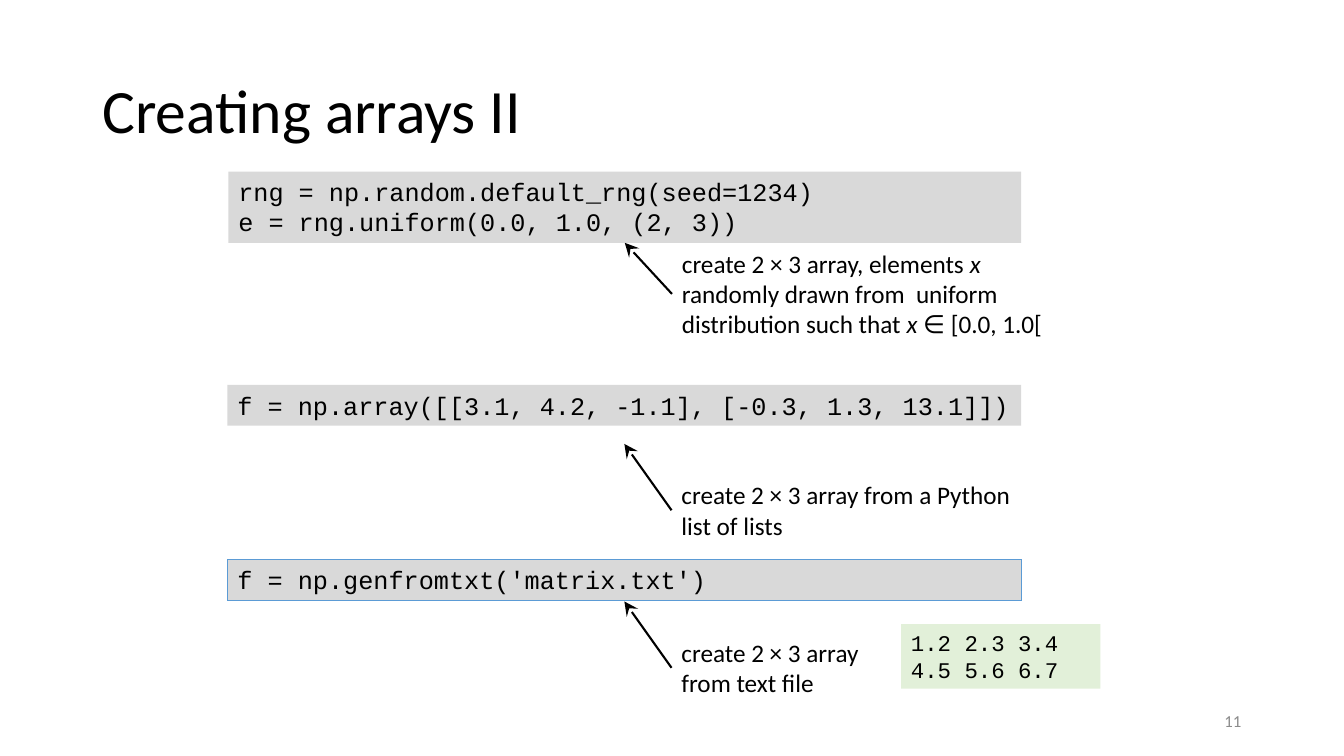
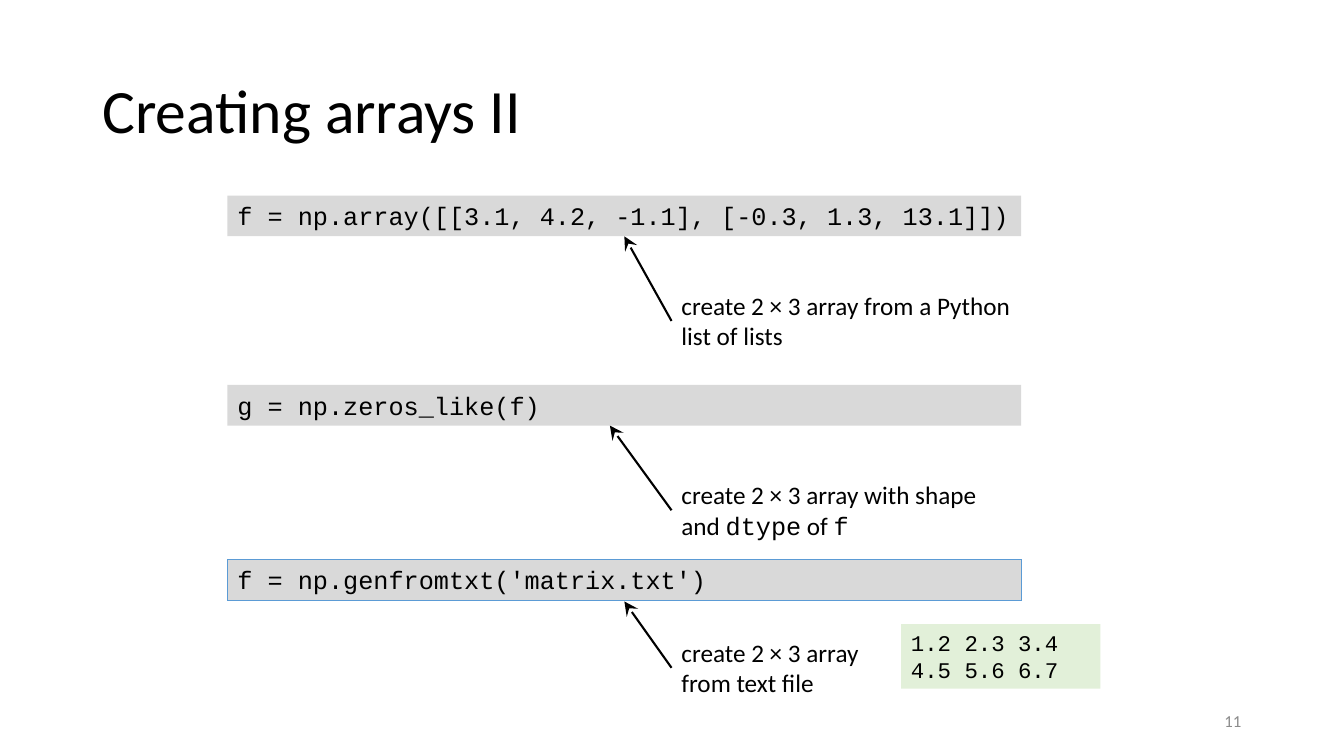
Before and after one commit to gjbex/Scientific-Python, a slide deck: slide 11 of scientific_python.pptx. Drawn at 1344x756 pixels with LibreOffice and Linux fonts; fonts in the diff are those of the drawing. Boxes give left, top, right and bottom in pixels: in the first picture for what was removed or moved away, otherwise in the second. Text is boxed around its words. In the diff, an @@ line names an element or a change of style, - is before the commit and + after.

```diff
--- a/scientific_python.pptx
+++ b/scientific_python.pptx
@@ rectangle "f = np.array([[3.1, 4.2, -1.1], ...": place and size @@
-rectangle "f = np.array([[3.1, 4.2, -1.1], ..." at box(229, 171, 1022, 243)
+rectangle "f = np.array([[3.1, 4.2, -1.1], ..." at box(228, 196, 1021, 236)
@@ text in rectangle at box(237, 207, 1009, 231): text changed @@
-rng = np.random.default_rng(seed=1234)
-e = rng.uniform(0.0, 1.0, (2, 3))
+f = np.array([[3.1, 4.2, -1.1], [-0.3, 1.3, 13.1]])
@@ arrow moved from (673, 294) - (625, 243) to (671, 321) - (624, 236) @@
@@ text at box(681, 297, 1010, 346): text changed @@
-create 2 × 3 array, elements x
-randomly drawn from uniform
-distribution such that x ∈ [0.0, 1.0[
+create 2 × 3 array from a Python
+list of lists
@@ text in rectangle at box(237, 396, 540, 421): text changed @@
-f = np.array([[3.1, 4.2, -1.1], [-0.3, 1.3, 13.1]])
+g = np.zeros_like(f)
@@ arrow moved from (671, 510) - (624, 444) to (671, 510) - (610, 425) @@
@@ text at box(681, 486, 976, 541): text changed @@
-create 2 × 3 array from a Python
-list of lists
+create 2 × 3 array with shape
+and dtype of f
```
Also in this commit, not shown: 7 other slides changed, 1 slide added.
